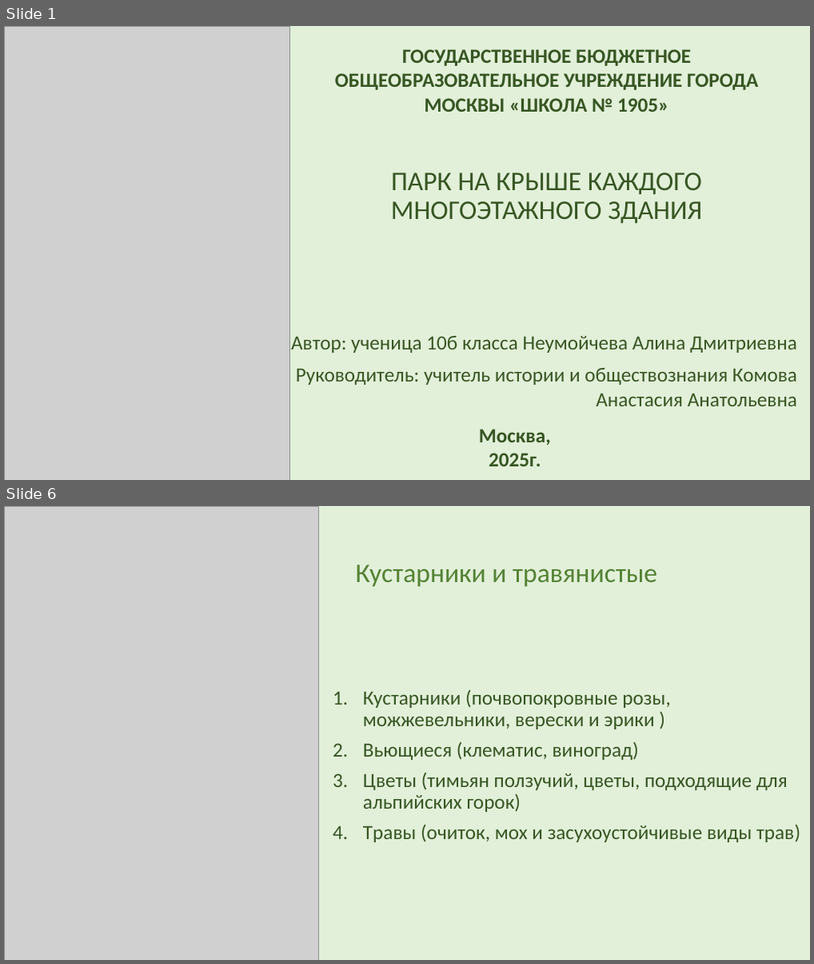
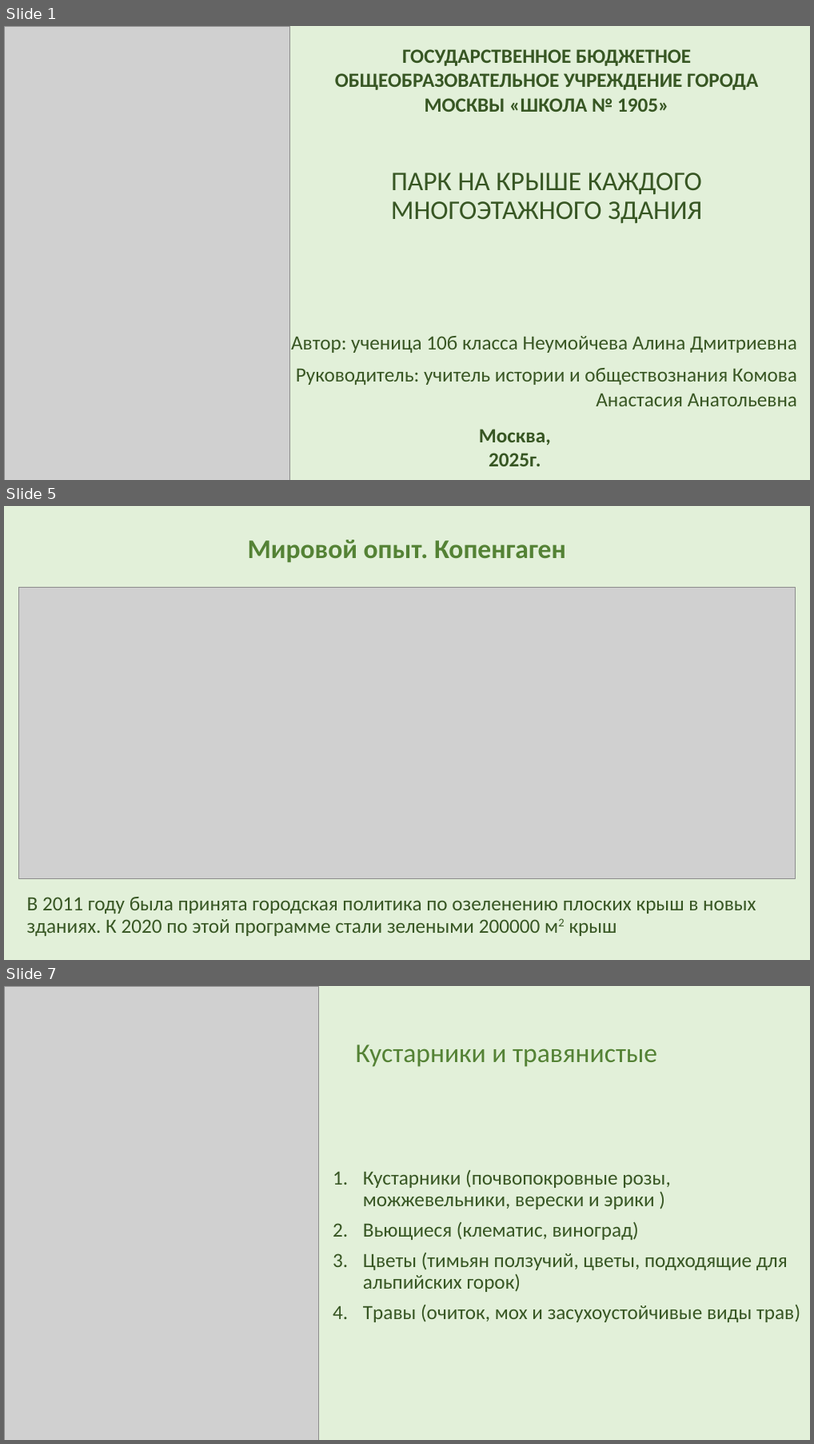
Before and after one commit to AkulinaDN/RoofPark, a slide deck: 10б Неумойчева презентация.pptm. Shown one above the other, each under a label of ours: slides 1 and 6 before the commit, slides 1, 5 and 7 after it; the slides between them are not shown. The pictures are 814x964 and 814x1444 pixels, drawn with LibreOffice and Linux fonts; fonts in the diff are those of the drawing; grey boxes stand for pictures. Boxes give left, top, right and bottom in pixels: in the first picture for what was removed or moved away, otherwise in the second. Text is boxed around its words. In the diff, an @@ line names an element or a change of style, - is before the commit and + after.

```diff
--- a/10б Неумойчева презентация.pptm
+++ b/10б Неумойчева презентация.pptm
@@ slide 5 added at [4,506,810,960], background #E2F0D9 @@
@@ title added at [248,540,566,563], 32 pt, text #548235, bold @@
+Мировой опыт. Копенгаген
@@ picture added at [19,588,796,879] @@
@@ text added at [27,896,757,936], 24 pt, text #375623 @@
+В 2011 году была принята городская политика по озеленению плоских крыш в новых зданиях. К 2020 по этой программе стали зелеными 200000 м2 крыш
@@ what was slide 6 is now slide 7 @@
```
Also in this commit, not shown: 5 slides changed, 2 other files.
